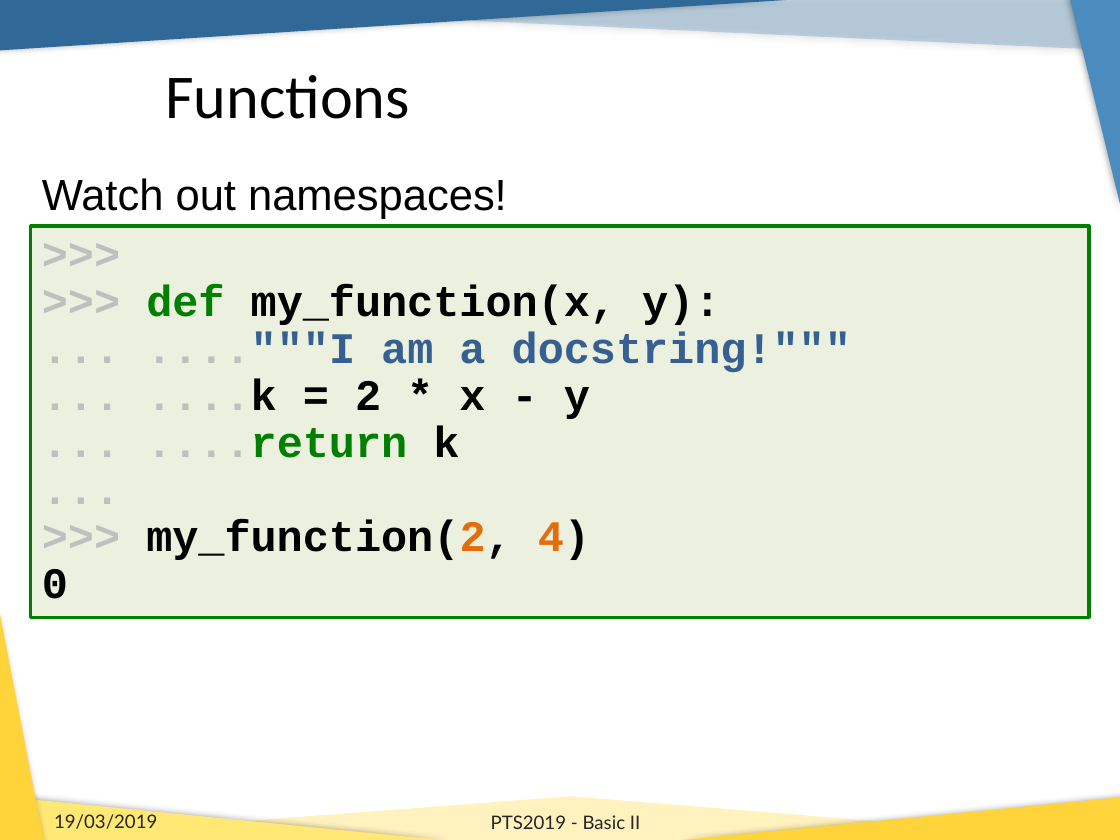
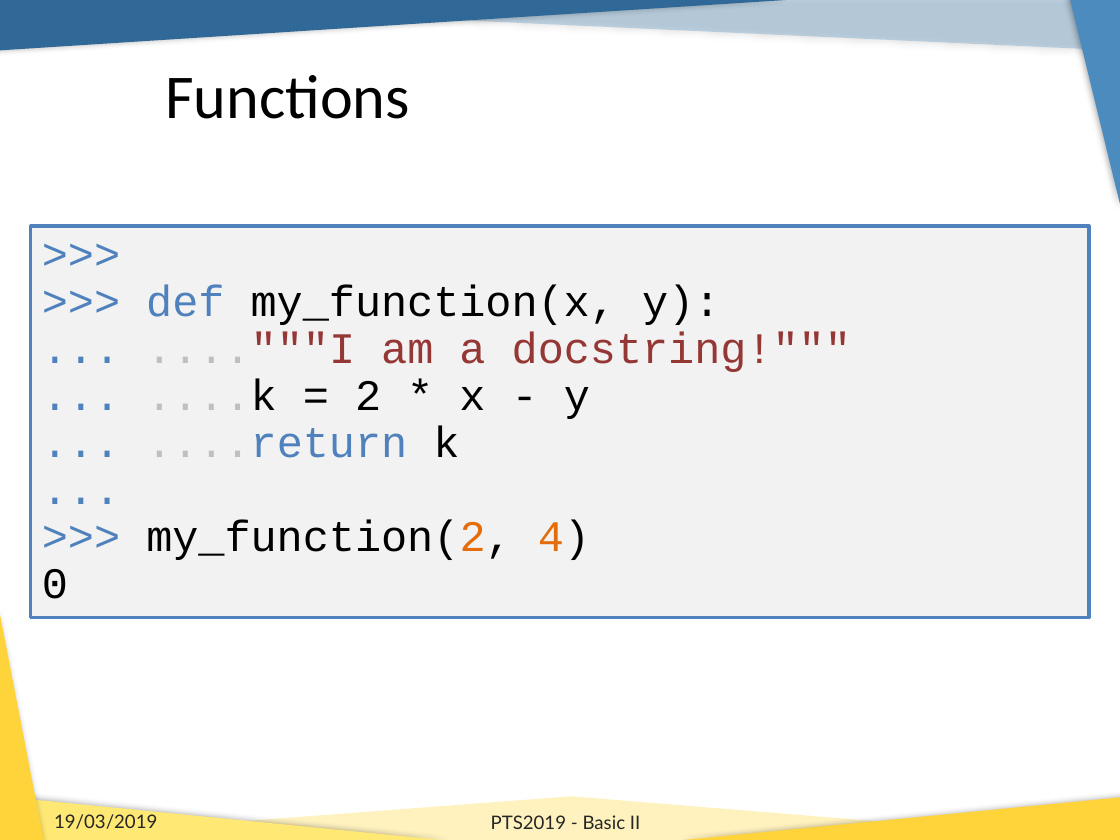
Before and after one commit to b1quint/Python-Tutorial-Series, a slide deck: slide 23 of Presentations/PTS2019_Basics_II.pptx. Drawn at 1120x840 pixels with LibreOffice and Linux fonts; fonts in the diff are those of the drawing; background and template pictures are left out. Boxes give left, top, right and bottom in pixels: in the first picture for what was removed or moved away, otherwise in the second. Text is boxed around its words. In the diff, an @@ line names an element or a change of style, - is before the commit and + after.

```diff
--- a/Presentations/PTS2019_Basics_II.pptx
+++ b/Presentations/PTS2019_Basics_II.pptx
@@ text removed at bbox=[42, 178, 507, 219] @@
-Watch out namespaces!
@@ rectangle ">>>" at bbox=[31, 226, 1090, 617]: text colour #BFBFBF to #4F81BD in ">>>", ">>>", "...", "..." and 3 more places; bold off; text colour #008000 to #4F81BD in "def", "....return"; text colour #376092 to #953735 in "...."""I am a docstring!""""; fill #EBF1DE to #F2F2F2; outline #008000 2 pt to #4F81BD 2 pt @@
```
Also in this commit, not shown: 23 other slides changed, 20 slides added.
